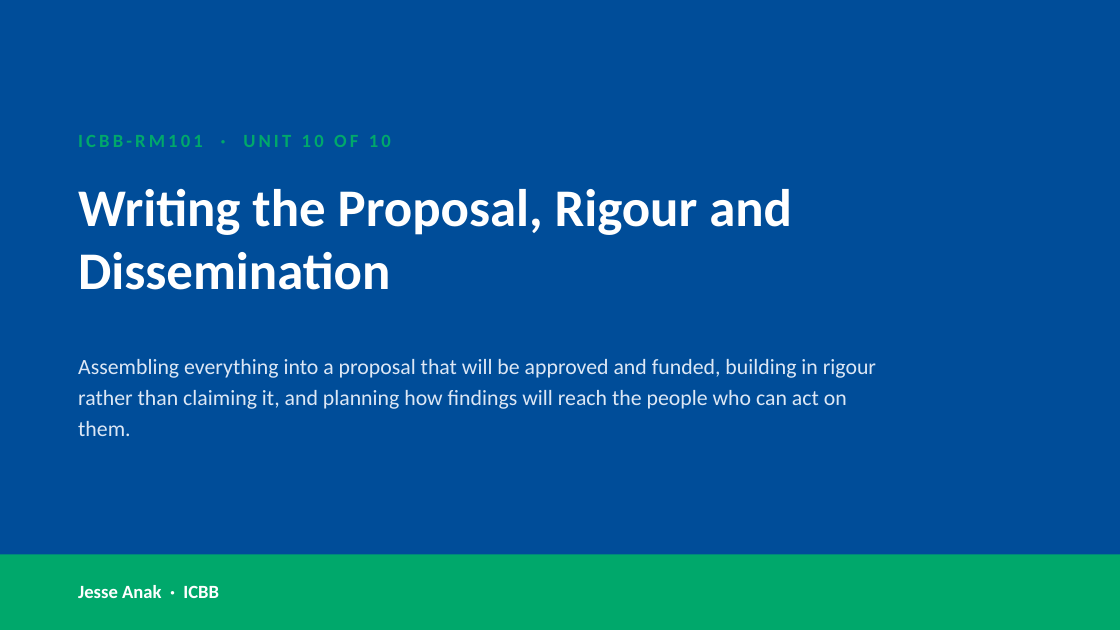
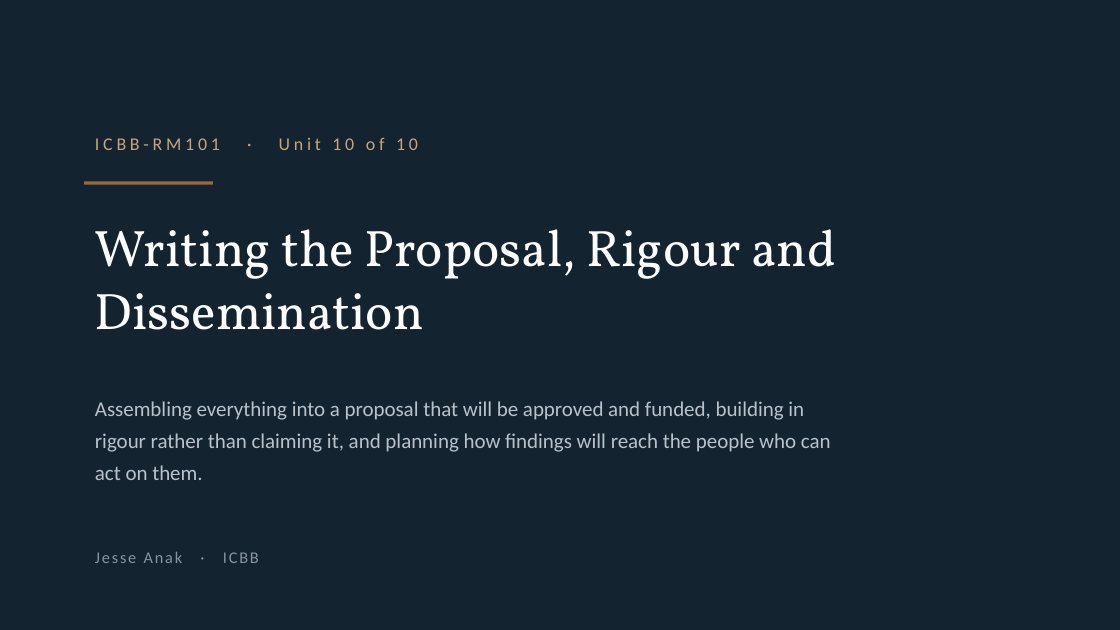
Before and after one commit to JesseAnak7534/ICBB, a slide deck: slide 169 of icbb-website/materials/research-methods/research-methods-slides.pptx. Drawn at 1120x630 pixels with LibreOffice and Linux fonts; fonts in the diff are those of the drawing; background and template pictures are left out. Boxes give left, top, right and bottom in pixels: in the first picture for what was removed or moved away, otherwise in the second. Text is boxed around its words. In the diff, an @@ line names an element or a change of style, - is before the commit and + after.

```diff
--- a/icbb-website/materials/research-methods/research-methods-slides.pptx
+++ b/icbb-website/materials/research-methods/research-methods-slides.pptx
@@ background #004D99 to #132330 @@
@@ text at (95, 137, 418, 150): text changed; size 12 to 11.5 pt; text colour #00A86B to #C8A67B; bold off @@
-ICBB-RM101 · UNIT 10 OF 10
+ICBB-RM101 · Unit 10 of 10
@@ text "Writing the Proposal, Rigour and ...": place and size @@
-text "Writing the Proposal, Rigour and ..." at (78, 189, 792, 290)
+text "Writing the Proposal, Rigour and ..." at (95, 229, 836, 330)
@@ text "Writing the Proposal, Rigour and ..." at (95, 229, 836, 330): size 34 to 33 pt, font Calibri to Vollkorn, bold off; line spacing 1 to 1.02 @@
@@ rectangle added at (84, 181, 213, 185), fill #9A6A3C @@
@@ text "Assembling everything into a proposal ...": place and size @@
-text "Assembling everything into a proposal ..." at (78, 359, 876, 436)
+text "Assembling everything into a proposal ..." at (95, 401, 831, 480)
@@ text "Assembling everything into a proposal ..." at (95, 401, 831, 480): size 14 to 13.5 pt, text colour #DCE7F5 to #B9C2CB; line spacing 1.2 to 1.28 @@
@@ rectangle removed at (0, 554, 1120, 630) @@
@@ text "Jesse Anak · ICBB": place and size @@
-text "Jesse Anak · ICBB" at (78, 585, 219, 598)
+text "Jesse Anak · ICBB" at (95, 552, 259, 563)
@@ text "Jesse Anak · ICBB" at (95, 552, 259, 563): size 12 to 10.5 pt, text colour #FFFFFF to #8894A0, letter spacing 0 to 1.2 pt, bold off @@
```
Also in this commit, not shown: 185 other slides changed, 49 other files.
